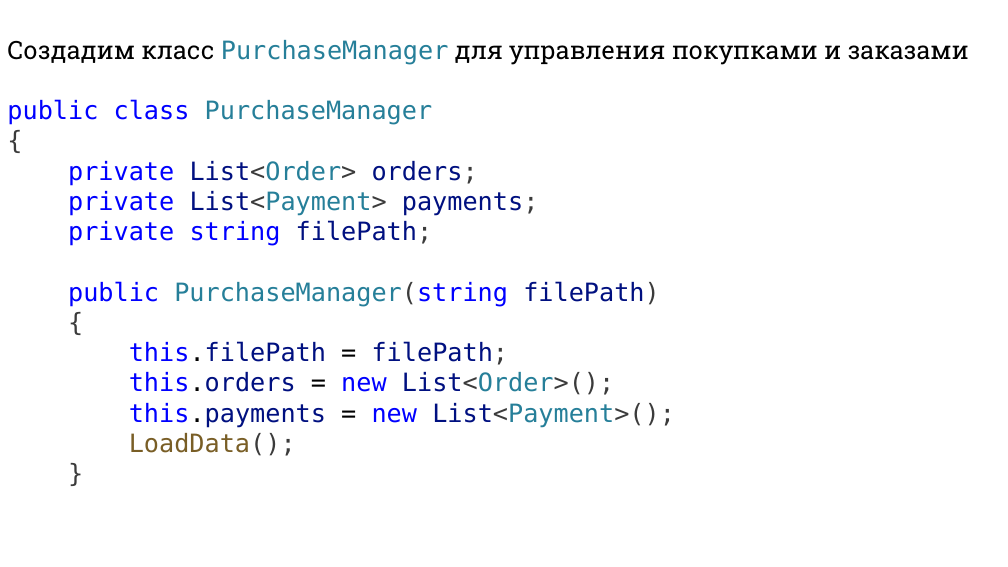
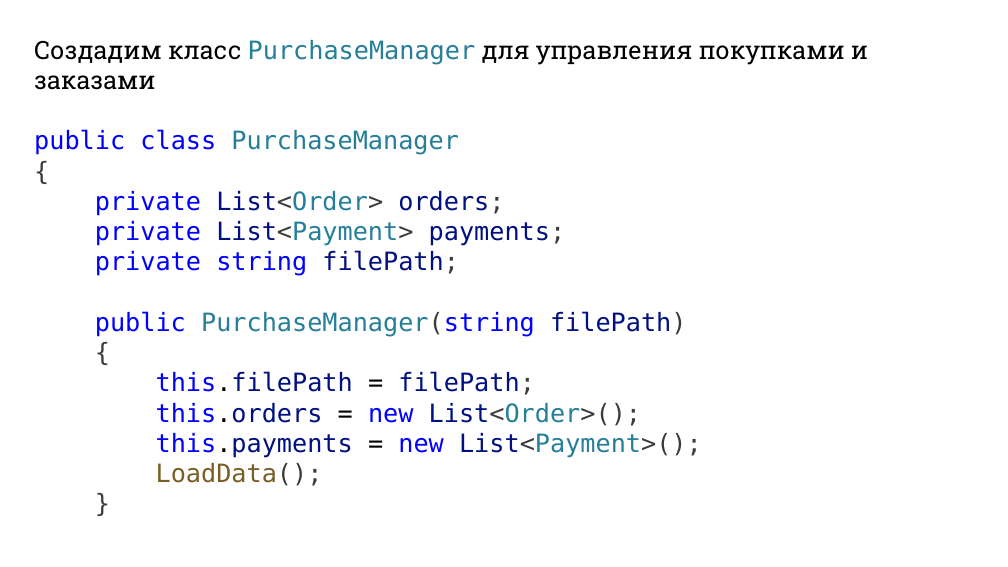
Before and after one commit to DaniilKlyukin/ITiP-3, a slide deck: slide 8 of Лекции/ИТиП 3 API.pptx. Drawn at 1008x567 pixels with LibreOffice and Linux fonts; fonts in the diff are those of the drawing. Boxes give left, top, right and bottom in pixels: in the first picture for what was removed or moved away, otherwise in the second. Text is boxed around its words. In the diff, an @@ line names an element or a change of style, - is before the commit and + after.

```diff
--- a/Лекции/ИТиП 3 API.pptx
+++ b/Лекции/ИТиП 3 API.pptx
@@ text "Создадим класс PurchaseManager для управления ..." rewrapped from (7, 40, 969, 456) to (34, 40, 868, 486) @@
```
Also in this commit, not shown: 13 other slides changed, 4 slides added, 1 slide removed.
